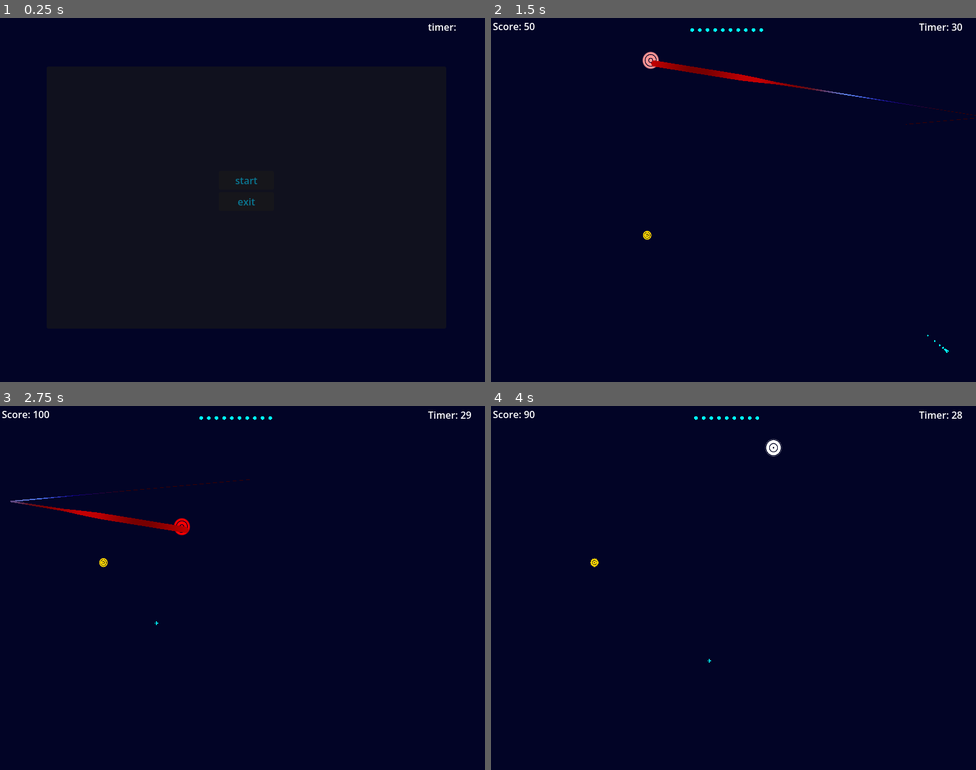
Above: before the commit, frames 1-4 (two rows, left to right).
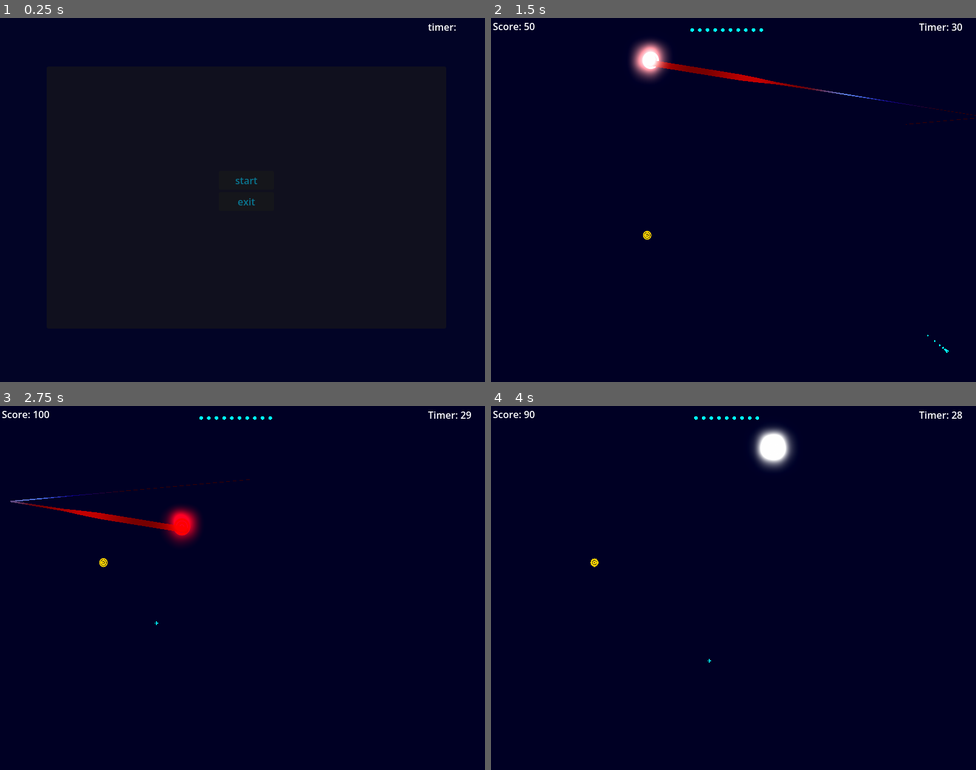
Above: after the commit, the same moments.

Repository: beki-github/speed-click
Game: Godot game, scene res://scenes/game.tscn
Two runs of this game, one before a commit and one after it. Both use one fixed random seed, a clock stepped at 60 frames per second and the inputs below.
Inputs (mouse positions are in pixels of both pictures, inside the frame that each line leads up to):
- Up to frame 1 (0.25 s): no input
- Up to frame 2 (1.5 s): click "start" at 0.5 s; move the mouse to (946, 349) at 1.27 s
- Up to frame 3 (2.75 s): move the mouse to (155, 624) at 2.02 s
- Up to frame 4 (4 s): move the mouse to (782, 507) at 2.77 s; move the mouse to (709, 660) at 3.52 s

The runs differ from the first frame. In frame 2, 0.7% of the frame differs, in the area x 28-37%, y 6-18%; in frame 3, 0.6%; in frame 4, 0.7%.

Commit message:
added a glow effect using world enviroment node

Diff:
--- a/project.godot
+++ b/project.godot
@@ -38,3 +38,4 @@
 rendering_device/driver.windows="d3d12"
 renderer/rendering_method="gl_compatibility"
 renderer/rendering_method.mobile="gl_compatibility"
+viewport/hdr_2d=true
--- a/scenes/ball.tscn
+++ b/scenes/ball.tscn
@@ -17,6 +17,7 @@
 shader_parameter/color_r = 1.0
 shader_parameter/color_g = 1.0
 shader_parameter/color_b = 1.0
+shader_parameter/boost = 3.800000133
 
 [sub_resource type="Curve" id="Curve_eew57"]
 _data = [Vector2(0.21568629, 0.061538577), 0.0, 0.0, 0, 0, Vector2(0.6960784, 0.38461548), 1.4485215, 0.0, 0, 0, Vector2(0.7745098, 0.9846155), 0.9053255, 0.9053255, 0, 0, Vector2(0.9509804, 1), 0.0, 0.0, 0, 0]
@@ -257,6 +258,12 @@
 &"on_load": SubResource("Animation_fwo8l")
 }
 
+[sub_resource type="Environment" id="Environment_ftie8"]
+background_mode = 3
+glow_enabled = true
+glow_intensity = 3.74
+glow_hdr_threshold = 2.2
+
 [node name="ball" type="CharacterBody2D" unique_id=885168186]
 script = ExtResource("1_cxlvu")
 
@@ -271,6 +278,7 @@
 one_way_collision = true
 
 [node name="ColorRect" type="ColorRect" parent="." unique_id=233728551]
+modulate = Color(1, 1, 0.9764706, 1)
 material = SubResource("ShaderMaterial_eew57")
 offset_left = -14.0
 offset_top = -15.0
@@ -307,4 +315,7 @@
 [node name="on_load" type="AnimationPlayer" parent="." unique_id=609291375]
 libraries/ = SubResource("AnimationLibrary_v8l5b")
 
+[node name="WorldEnvironment" type="WorldEnvironment" parent="." unique_id=771512194]
+environment = SubResource("Environment_ftie8")
+
 [connection signal="area_entered" from="Area2D" to="." method="_on_area_2d_area_entered"]
--- a/shaders/ball.gdshader
+++ b/shaders/ball.gdshader
@@ -3,6 +3,7 @@
 uniform float color_r: hint_range(0.0, 1.0, 0.1);
 uniform float color_g: hint_range(0.0, 1.0, 0.1);
 uniform float color_b: hint_range(0.0, 1.0, 0.1);
+uniform float boost : hint_range(1.0, 10.0) = 3.0;
 
 const vec3 bg_color = vec3(0.008, 0.016, 0.15);
 
@@ -22,7 +23,7 @@
     float final_mask = max(mask, edge_fade);
 
 
-    vec3 final_rgb = mix(ring_color, bg_color, final_mask);
+    vec3 final_rgb = mix(ring_color*boost, bg_color, final_mask);
 
     COLOR = vec4(final_rgb, 1.0);
 }
